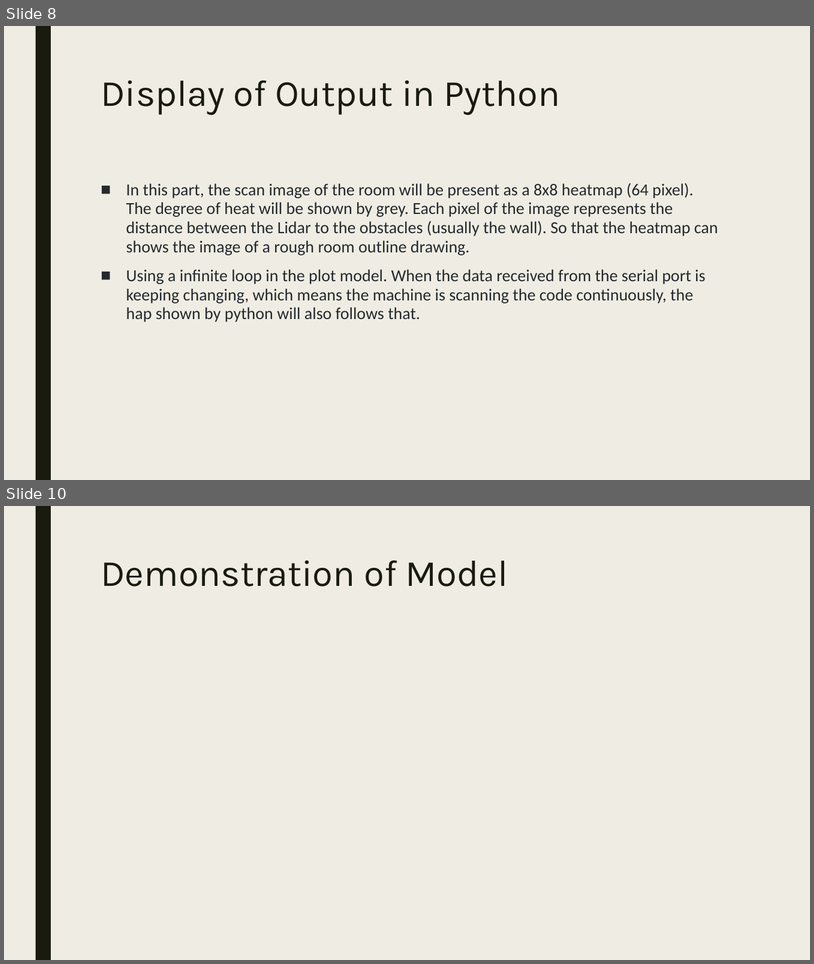
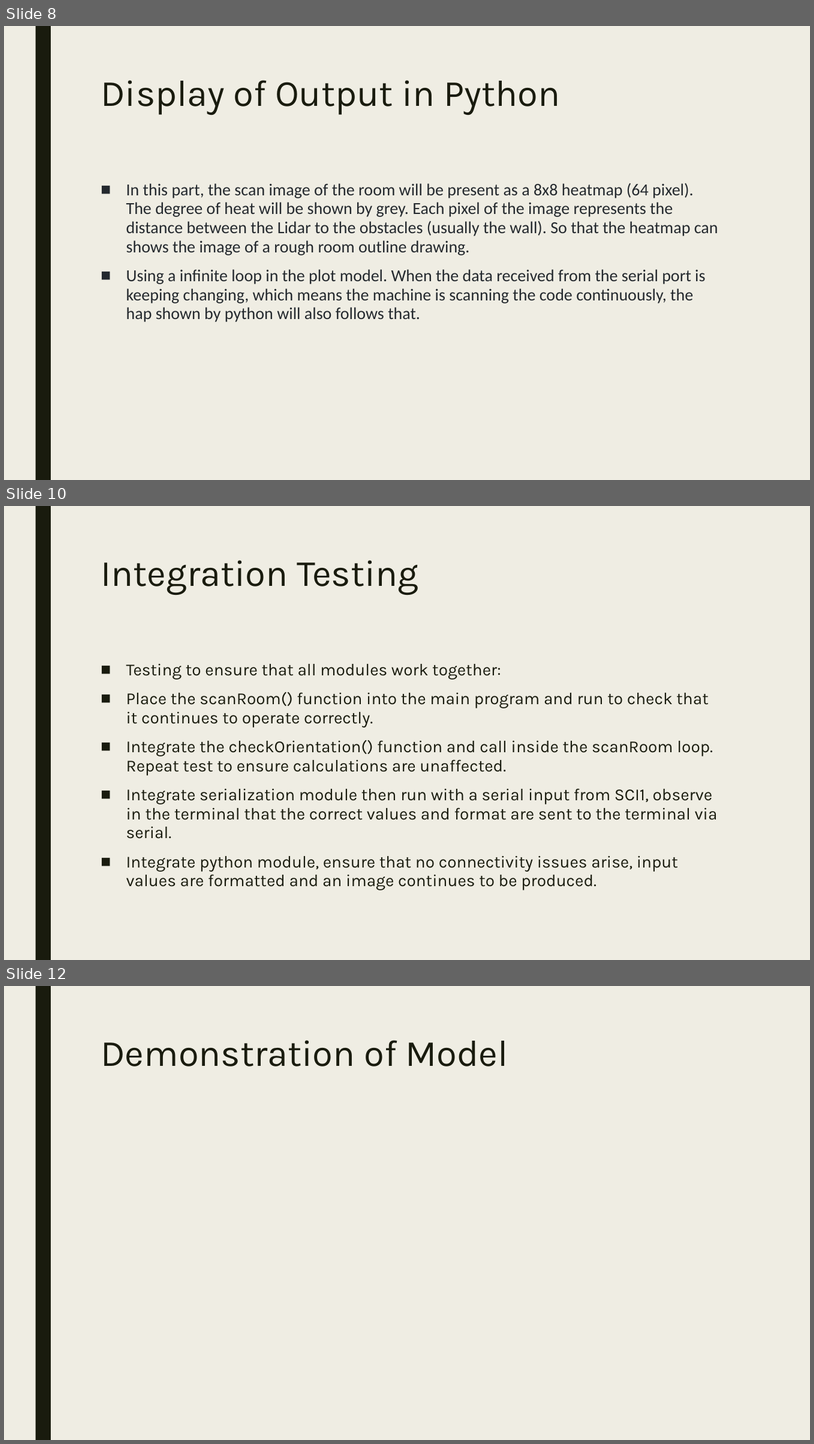
Before and after one commit to DekaRelay/Lidar-sensor, a slide deck: Final Project Presentation.pptx. Shown one above the other, each under a label of ours: slides 8 and 10 before the commit, slides 8, 10 and 12 after it; the slides between them are not shown. The pictures are 814x964 and 814x1444 pixels, drawn with LibreOffice and Linux fonts; fonts in the diff are those of the drawing. Boxes give left, top, right and bottom in pixels: in the first picture for what was removed or moved away, otherwise in the second. Text is boxed around its words. In the diff, an @@ line names an element or a change of style, - is before the commit and + after.

Commit message:
completed presentation

```diff
--- a/Final Project Presentation.pptx
+++ b/Final Project Presentation.pptx
@@ slide 10 added at (4,506,810,960), background #EFEDE3; not listed: 1 template element that a slide beside it also shows @@
@@ title added at (101,560,419,595), 44 pt, text #191B0E @@
+Integration Testing
@@ text added at (126,664,718,890), 20 pt, text #191B0E @@
+■ Testing to ensure that all modules work together:
+■ Place the scanRoom() function into the main program and run to check that it continues to operate correctly.
+■ Integrate the checkOrientation() function and call inside the scanRoom loop. Repeat test to ensure calculations are unaffected.
+■ Integrate serialization module then run with a serial input from SCI1, observe in the terminal that the correct values and format are sent to the terminal via serial.
+■ Integrate python module, ensure that no connectivity issues arise, input values are formatted and an image continues to be produced.
@@ what was slide 10 is now slide 12 @@
```
Also in this commit, not shown: 1 slide changed, 1 other slide added.
